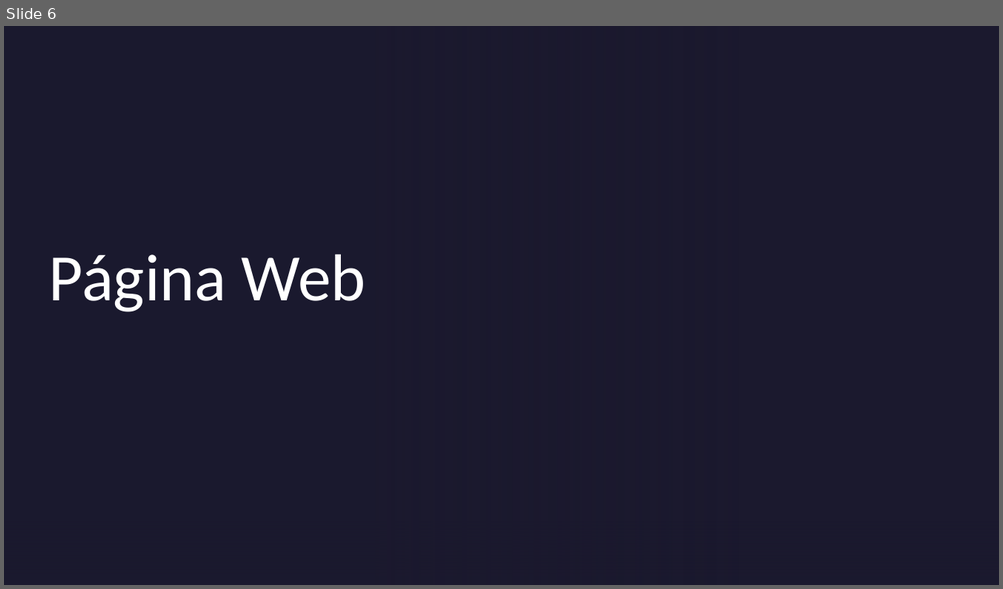
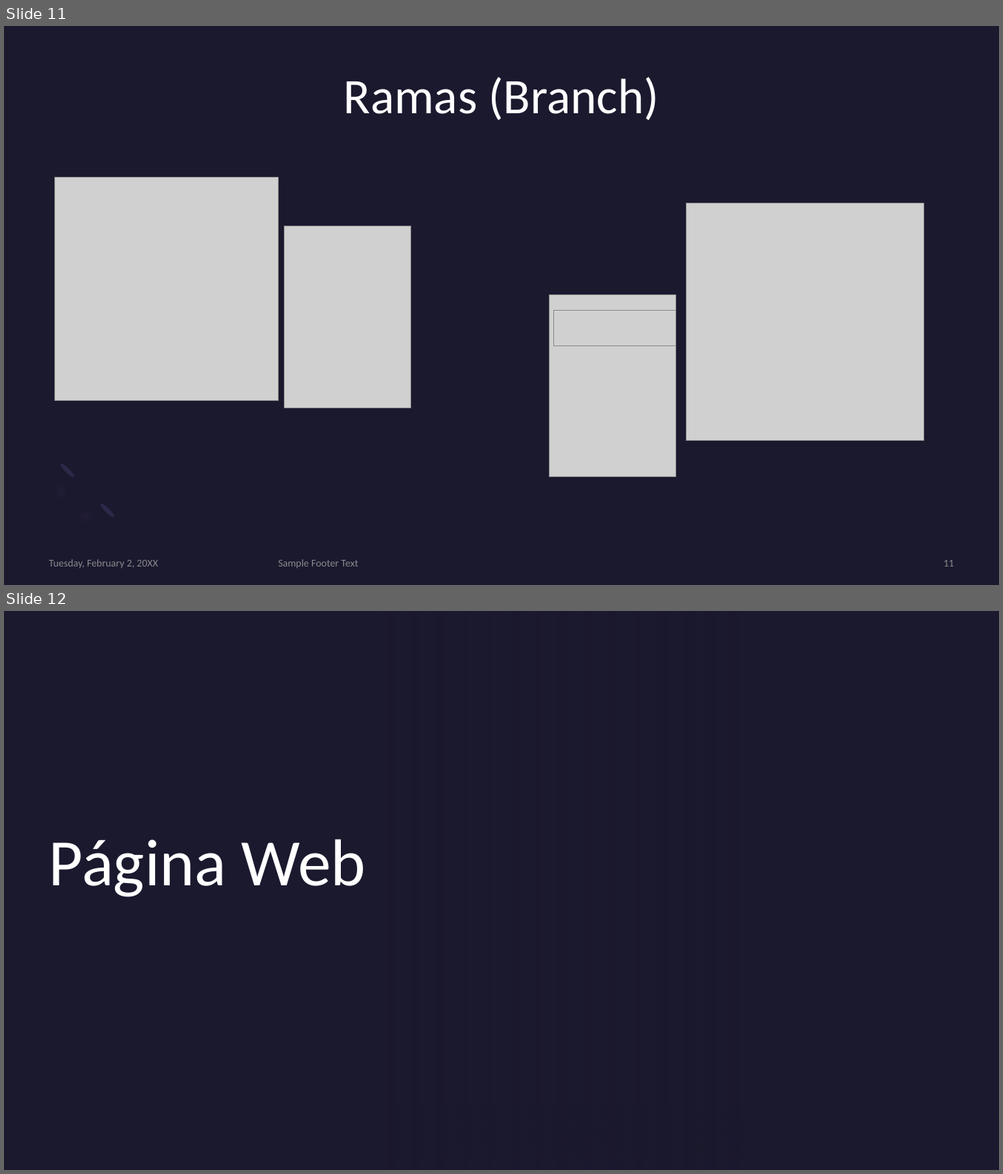
Before and after one commit to dani0105/Curso-web-CS, a slide deck: Clase 1/presentacionClase1.pptx. Shown one above the other, each under a label of ours: slide 6 before the commit, slides 11 and 12 after it. The pictures are 1003x589 and 1003x1174 pixels, drawn with LibreOffice and Linux fonts; fonts in the diff are those of the drawing; grey boxes stand for pictures; background and template pictures are left out. Boxes give left, top, right and bottom in pixels: in the first picture for what was removed or moved away, otherwise in the second. Text is boxed around its words. In the diff, an @@ line names an element or a change of style, - is before the commit and + after.

```diff
--- a/Clase 1/presentacionClase1.pptx
+++ b/Clase 1/presentacionClase1.pptx
@@ slide 11 added at (4, 26, 999, 585), background #1B192E @@
@@ title added at (344, 77, 659, 120), 48 pt, text #FFFFFF @@
+Ramas (Branch)
@@ picture added at (55, 178, 278, 400) @@
@@ picture added at (686, 204, 924, 442) @@
@@ picture added at (284, 226, 412, 408) @@
@@ picture added at (549, 295, 676, 477) @@
@@ picture added at (553, 310, 675, 346) @@
@@ freeform shape added at (34, 460, 117, 544), fill #7771B2 at 20% opacity @@
@@ ellipse added at (59, 463, 76, 479), fill #2C284A @@
@@ ellipse added at (99, 503, 116, 520), fill #2C284A @@
@@ text added at (49, 560, 158, 568), 10 pt, text #A6A6A6 at 80% opacity @@
+Tuesday, February 2, 20XX
@@ text added at (278, 560, 358, 568), 10 pt, text #A6A6A6 at 80% opacity @@
+Sample Footer Text
@@ page number added at (943, 560, 953, 567), 10 pt, text #A6A6A6 at 80% opacity @@
+11
@@ what was slide 6 is now slide 12 @@
```
Also in this commit, not shown: 7 other slides added, 2 slides removed.
